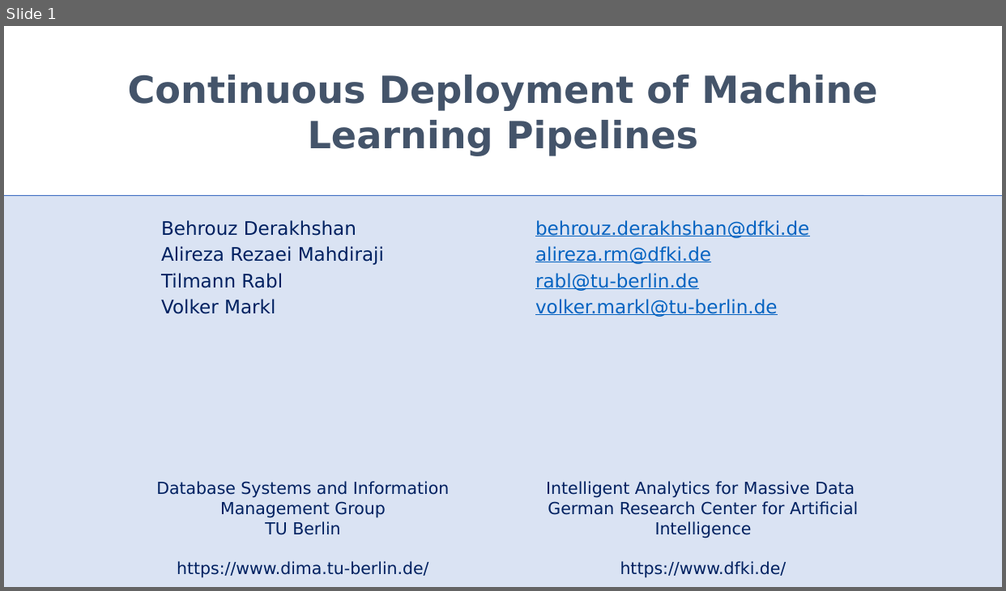
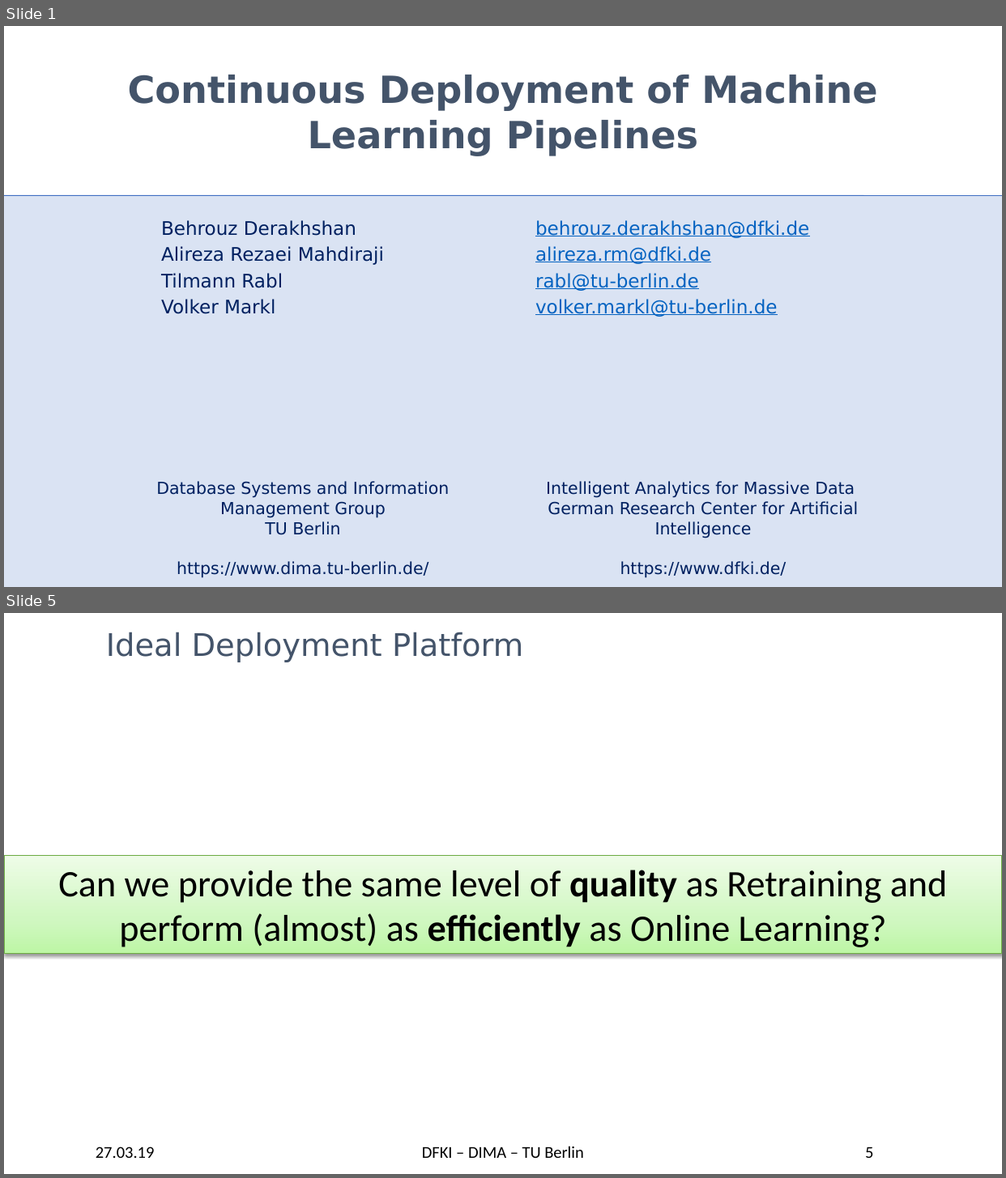
Before and after one commit to TU-Berlin-DIMA/continuous-pipeline-deployment, a slide deck: slides/edbt-2019/edbt-2019.pptx. Shown one above the other, each under a label of ours: slide 1 before the commit, slides 1 and 5 after it; the slides between them are not shown. The pictures are 1006x591 and 1006x1178 pixels, drawn with LibreOffice and Linux fonts; fonts in the diff are those of the drawing; background and template pictures are left out. Boxes give left, top, right and bottom in pixels: in the first picture for what was removed or moved away, otherwise in the second. Text is boxed around its words. In the diff, an @@ line names an element or a change of style, - is before the commit and + after.

```diff
--- a/slides/edbt-2019/edbt-2019.pptx
+++ b/slides/edbt-2019/edbt-2019.pptx
@@ slide 5 added at (4, 613, 1002, 1174), background picture (left out) @@
@@ title added at (106, 632, 523, 662), 30 pt, text #44546A @@
+Ideal Deployment Platform
@@ rectangle added at (4, 855, 1002, 954), fill gradient #BEF5A7 to #D1F7C2 to #EDFDE7, outline #6DAC43 0.75 pt, 36 pt, text #000000 @@
+Can we provide the same level of quality as Retraining and perform (almost) as efficiently as Online Learning?
@@ text added at (96, 1147, 155, 1158), 16 pt, text #000000 @@
+27.03.19
@@ text added at (422, 1146, 584, 1158), 16 pt, text #000000 @@
+DFKI – DIMA – TU Berlin
@@ page number added at (865, 1148, 873, 1158), 16 pt, text #000000 @@
+5
```
Also in this commit, not shown: 26 slides changed, 6 other slides added, 3 slides removed, 1 other file.
